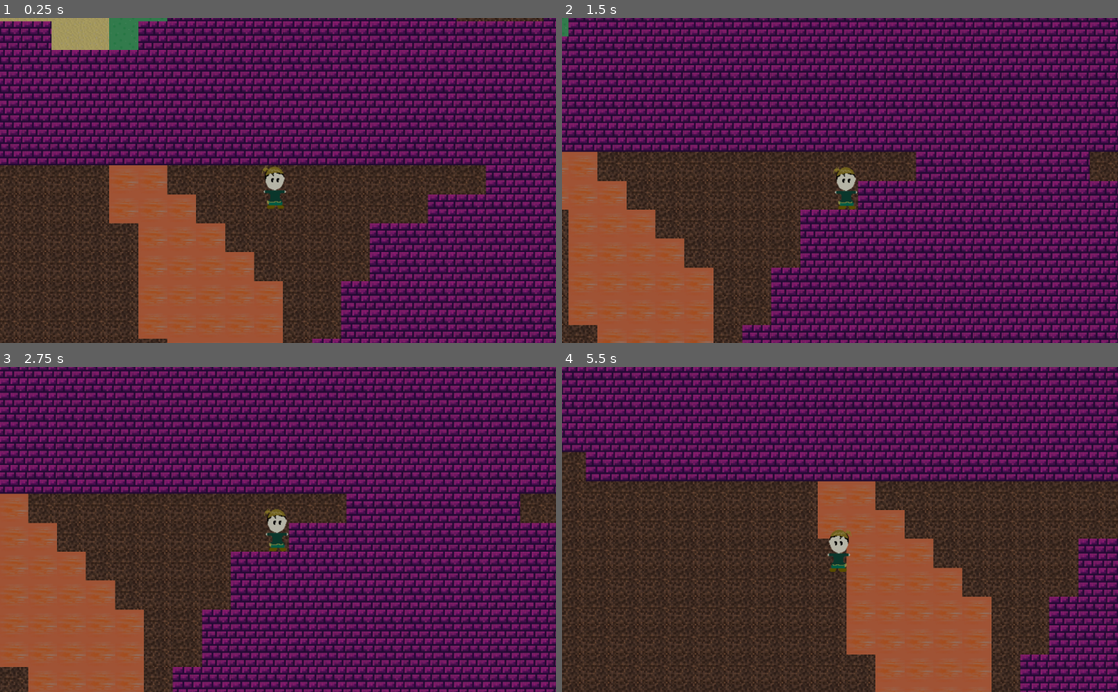
Above: before the commit, frames 1-4 (two rows, left to right).
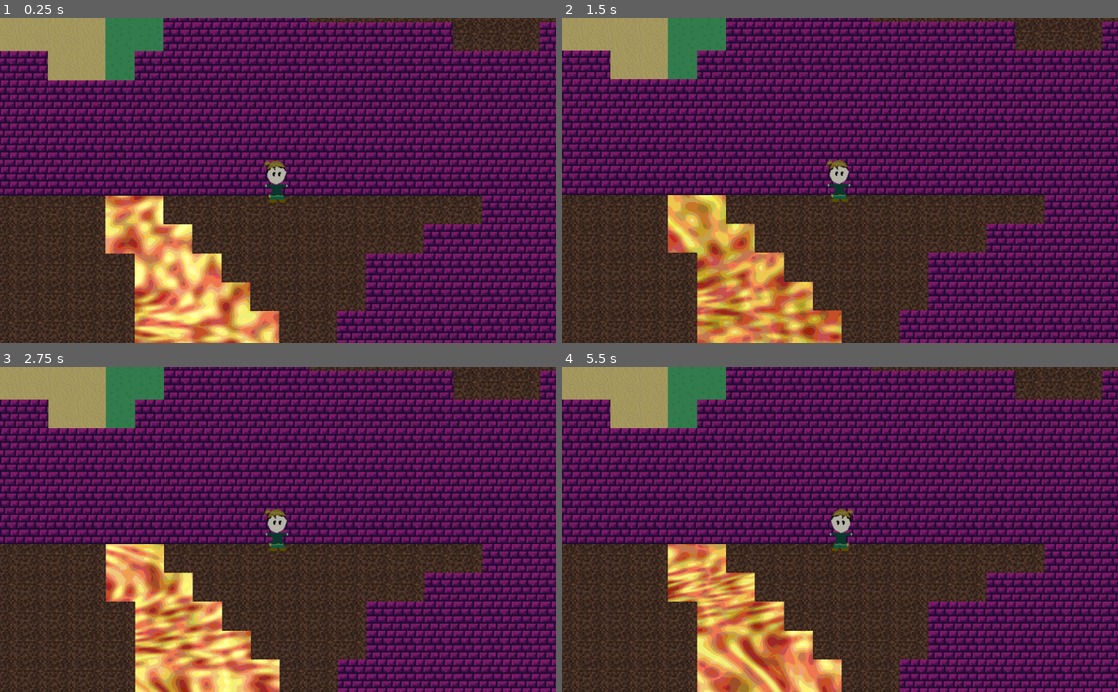
Above: after the commit, the same moments.

Repository: anhcraft/Dungeon
Game: Godot game, scene res://Main.tscn
Two runs of this game, one before a commit and one after it. Both use one fixed random seed, a clock stepped at 60 frames per second and the inputs below.
Inputs:
- Up to frame 1 (0.25 s): no input
- Up to frame 2 (1.5 s): hold Right (ui_right) 0.53-1.28 s; hold Down (ui_down) from 1.28 s (still down)
- Up to frame 3 (2.75 s): release Down (ui_down) at 2.03 s; hold Right (ui_right) from 2.03 s (still down)
- Up to frame 4 (5.5 s): release Right (ui_right) at 2.78 s; hold Up (ui_up) 2.78-3.53 s; hold Left (ui_left) 3.53-5.03 s; hold Down (ui_down) from 5.03 s (still down)

The runs differ from the first frame. In frame 1, 61% of the frame differs, in the area x 0-100%, y 0-100%; in frame 2, 66%; in frame 3, 71%; in frame 4, 74%.

Commit message:
Added liquid shader

Diff:
--- a/map/World.gd
+++ b/map/World.gd
@@ -26,6 +26,12 @@
 
 	var thread = Thread.new()
 	thread.start(self, "_world_rendering", "")
+
+func _process(delta):
+	var mt5 = tile_set.tile_get_material(5);
+	mt5.set_shader_param("global_transform", get_global_transform())
+	var mt6 = tile_set.tile_get_material(6);
+	mt6.set_shader_param("global_transform", get_global_transform())
 
 func _reversed_dist(i: float, j: float, a: float, b: float, d: float):
 	return 1.0 - (sqrt((pow(i - a, 2) + pow(j - b, 2)) / (2 * pow(d, 2))))
--- a/map/World.tscn
+++ b/map/World.tscn
@@ -11,6 +11,194 @@
 
 [sub_resource type="ConvexPolygonShape2D" id=1]
 points = PoolVector2Array( 64, 64, 0, 64, 0, 0, 64, 0 )
+
+[sub_resource type="Shader" id=10]
+code = "shader_type canvas_item;
+uniform mat4 global_transform;
+varying vec2 uv;
+
+void vertex(){
+    uv = (global_transform * vec4(VERTEX, 0.0, 1.0)).xy * 0.003;
+}
+
+vec3 permute(vec3 x) { return mod(((x*34.0)+1.0)*x, 289.0); }
+
+float noise(vec2 v){
+  const vec4 C = vec4(0.211324865405187, 0.366025403784439,
+           -0.577350269189626, 0.024390243902439);
+  vec2 i  = floor(v + dot(v, C.yy) );
+  vec2 x0 = v -   i + dot(i, C.xx);
+  vec2 i1;
+  i1 = (x0.x > x0.y) ? vec2(1.0, 0.0) : vec2(0.0, 1.0);
+  vec4 x12 = x0.xyxy + C.xxzz;
+  x12.xy -= i1;
+  i = mod(i, 289.0);
+  vec3 p = permute( permute( i.y + vec3(0.0, i1.y, 1.0 ))
+  + i.x + vec3(0.0, i1.x, 1.0 ));
+  vec3 m = max(0.5 - vec3(dot(x0,x0), dot(x12.xy,x12.xy),
+    dot(x12.zw,x12.zw)), 0.0);
+  m = m*m ;
+  m = m*m ;
+  vec3 x = 2.0 * fract(p * C.www) - 1.0;
+  vec3 h = abs(x) - 0.5;
+  vec3 ox = floor(x + 0.5);
+  vec3 a0 = x - ox;
+  m *= 1.79284291400159 - 0.85373472095314 * ( a0*a0 + h*h );
+  vec3 g;
+  g.x  = a0.x  * x0.x  + h.x  * x0.y;
+  g.yz = a0.yz * x12.xz + h.yz * x12.yw;
+  return 130.0 * dot(m, g);
+}
+
+// convert -1.0 - 1.0 to 0.0 - 1.0
+float normf(float v){
+    return (v + 1.0) * 0.5;
+}
+
+float sharpen(float v, float sharpness){
+    return round(v * sharpness) / sharpness;
+}
+
+float rand(vec2 co){
+    return fract(sin(dot(co, vec2(12.9898, 78.233))) * 43758.5453);
+}
+
+const float scale = 5.0;
+const float offset = 9999.0;
+const float sharpness = 30.0;
+const float detailedness = 0.1;
+const float interference_speed = 0.08;
+const float gradient_speed = 2.5;
+const float light_speed = 2.0;
+const float light_brightness = 0.4;
+const float light_thickness = 0.05;
+
+void fragment(){
+    // use simplex noise to create lightmap
+    float light_noise = normf(noise(uv * scale));
+    // calculate the current maximum brightness and subtract this with the noise above
+    // (use trigonometric function based on the time and the current X position)
+    float light_upper = normf(sin(TIME * light_speed + uv.x * scale));
+    // obtain light color
+    vec3 light = vec3(1.0 - max(0.0, abs(light_upper - light_noise) - light_thickness));
+
+    // noise-in-noise help to animate \"interference\" without moving the texture
+    float itf = noise(uv * detailedness);
+    itf = noise(uv * itf + TIME * interference_speed);
+    // primary color
+    float k = normf(noise((uv + offset + itf) * scale));
+    k = clamp(sharpen(k, sharpness), 0.0, 1.0); // add sharpness effect
+    vec3 primary = vec3(40.0, k*(150.0 - 50.0) + 100.0, 222.0) / 255.0;
+    // grayscaled gradient color
+    float g = normf(k + cos(noise(uv - offset) + TIME * gradient_speed));
+    vec3 grayscale = vec3(g * k);
+
+    // mix colors and light
+    vec3 color = mix(primary, grayscale, 0.3);
+    COLOR = vec4(color + light * light_brightness, 1.0);
+    COLOR.r = sharpen(COLOR.r, 5.0);
+    COLOR.g = sharpen(COLOR.g, 5.0);
+    COLOR.b = sharpen(COLOR.b, 5.0);
+}
+"
+
+[sub_resource type="ShaderMaterial" id=11]
+shader = SubResource( 10 )
+shader_param/global_transform = null
+
+[sub_resource type="Shader" id=9]
+code = "shader_type canvas_item;
+uniform mat4 global_transform;
+varying vec2 uv;
+
+void vertex(){
+    uv = (global_transform * vec4(VERTEX, 0.0, 1.0)).xy * 0.003;
+}
+
+vec3 permute(vec3 x) { return mod(((x*34.0)+1.0)*x, 289.0); }
+
+float noise(vec2 v){
+  const vec4 C = vec4(0.211324865405187, 0.366025403784439,
+           -0.577350269189626, 0.024390243902439);
+  vec2 i  = floor(v + dot(v, C.yy) );
+  vec2 x0 = v -   i + dot(i, C.xx);
+  vec2 i1;
+  i1 = (x0.x > x0.y) ? vec2(1.0, 0.0) : vec2(0.0, 1.0);
+  vec4 x12 = x0.xyxy + C.xxzz;
+  x12.xy -= i1;
+  i = mod(i, 289.0);
+  vec3 p = permute( permute( i.y + vec3(0.0, i1.y, 1.0 ))
+  + i.x + vec3(0.0, i1.x, 1.0 ));
+  vec3 m = max(0.5 - vec3(dot(x0,x0), dot(x12.xy,x12.xy),
+    dot(x12.zw,x12.zw)), 0.0);
+  m = m*m ;
+  m = m*m ;
+  vec3 x = 2.0 * fract(p * C.www) - 1.0;
+  vec3 h = abs(x) - 0.5;
+  vec3 ox = floor(x + 0.5);
+  vec3 a0 = x - ox;
+  m *= 1.79284291400159 - 0.85373472095314 * ( a0*a0 + h*h );
+  vec3 g;
+  g.x  = a0.x  * x0.x  + h.x  * x0.y;
+  g.yz = a0.yz * x12.xz + h.yz * x12.yw;
+  return 130.0 * dot(m, g);
+}
+
+// convert -1.0 - 1.0 to 0.0 - 1.0
+float normf(float v){
+    return (v + 1.0) * 0.5;
+}
+
+float sharpen(float v, float sharpness){
+    return round(v * sharpness) / sharpness;
+}
+
+float rand(vec2 co){
+    return fract(sin(dot(co, vec2(12.9898, 78.233))) * 43758.5453);
+}
+
+const float scale = 5.0;
+const float offset = 9999.0;
+const float sharpness = 30.0;
+const float detailedness = 0.1;
+const float interference_speed = 0.05;
+const float gradient_speed = 2.0;
+const float light_speed = 2.0;
+const float light_brightness = 0.4;
+const float light_thickness = 0.05;
+
+void fragment(){
+    // use simplex noise to create lightmap
+    float light_noise = normf(noise(uv * scale));
+    // calculate the current maximum brightness and subtract this with the noise above
+    // (use trigonometric function based on the time and the current X position)
+    float light_upper = normf(sin(TIME * light_speed + uv.x * scale));
+    // obtain light color
+    vec3 light = vec3(1.0 - max(0.0, abs(light_upper - light_noise) - light_thickness));
+
+    // noise-in-noise help to animate \"interference\" without moving the texture
+    float itf = noise(uv * detailedness);
+    itf = noise(uv * itf + TIME * interference_speed);
+    // primary color
+    float k = normf(noise((uv + offset + itf) * scale));
+    k = clamp(sharpen(k, sharpness), 0.0, 1.0); // add sharpness effect
+    vec3 primary = vec3(1.0, k, 0.0);
+    // grayscaled gradient color
+    float g = normf(k + cos(noise(uv - offset) + TIME * gradient_speed));
+    vec3 grayscale = vec3(g * k);
+
+    // mix colors and light
+    vec3 color = mix(primary, grayscale, 0.3);
+    COLOR = vec4(color + light * light_brightness, 1.0);
+    COLOR.r = sharpen(COLOR.r, 5.0);
+    COLOR.g = sharpen(COLOR.g, 5.0);
+    COLOR.b = sharpen(COLOR.b, 5.0);
+}
+"
+
+[sub_resource type="ShaderMaterial" id=8]
+shader = SubResource( 9 )
+shader_param/global_transform = null
 
 [sub_resource type="TileSet" id=2]
 0/name = "grass.png 0"
@@ -93,6 +281,7 @@
 5/name = "water.png 5"
 5/texture = ExtResource( 6 )
 5/tex_offset = Vector2( 0, 0 )
+5/material = SubResource( 11 )
 5/modulate = Color( 1, 1, 1, 1 )
 5/region = Rect2( 0, 0, 64, 64 )
 5/tile_mode = 0
@@ -107,6 +296,7 @@
 6/name = "lava.png 6"
 6/texture = ExtResource( 5 )
 6/tex_offset = Vector2( 0, 0 )
+6/material = SubResource( 8 )
 6/modulate = Color( 1, 1, 1, 1 )
 6/region = Rect2( 0, 0, 64, 64 )
 6/tile_mode = 0
@@ -120,6 +310,7 @@
 6/z_index = 0
 
 [node name="World" type="TileMap"]
+position = Vector2( 0, 38 )
 tile_set = SubResource( 2 )
 format = 1
 script = ExtResource( 1 )
Not shown: 1 places in map/World.tscn that only renumber resources
